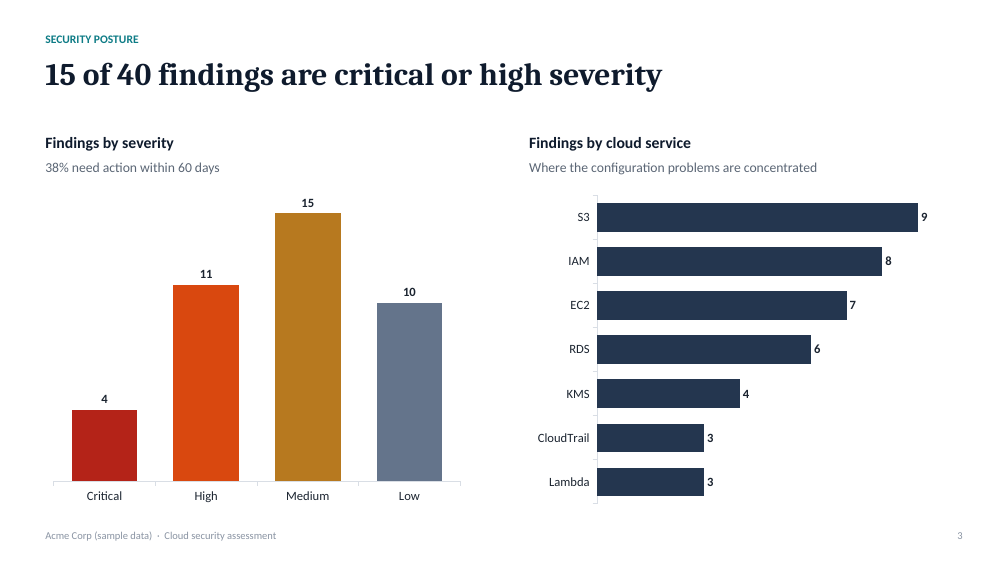
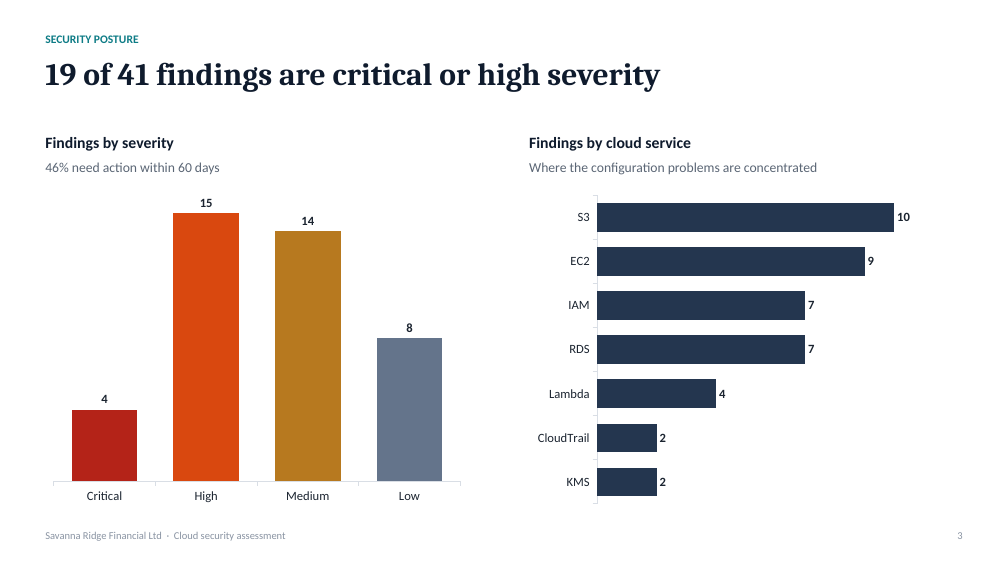
Before and after one commit to judie-paul/secassess-mcp, a slide deck: slide 3 of examples/sample_report.pptx. Drawn at 1008x567 pixels with LibreOffice and Linux fonts; fonts in the diff are those of the drawing. Boxes give left, top, right and bottom in pixels: in the first picture for what was removed or moved away, otherwise in the second. Text is boxed around its words. In the diff, an @@ line names an element or a change of style, - is before the commit and + after.

Commit message:
Check AI risk text for numbers, fix real-data layout, align skills with backend

```diff
--- a/examples/sample_report.pptx
+++ b/examples/sample_report.pptx
@@ text at bbox=[45, 62, 660, 92]: text changed @@
-15 of 40 findings are critical or high severity
+19 of 41 findings are critical or high severity
@@ text at bbox=[45, 162, 220, 174]: text changed @@
-38% need action within 60 days
+46% need action within 60 days
@@ column chart at bbox=[45, 189, 469, 510] @@
@@ Series 1, High: 11 to 15 @@
@@ Series 1, Medium: 15 to 14 @@
@@ Series 1, Low: 10 to 8 @@
@@ bar chart at bbox=[529, 189, 963, 510] @@
-categories: S3, IAM, EC2, RDS, KMS, CloudTrail, Lambda
+categories: S3, EC2, IAM, RDS, Lambda, CloudTrail, KMS
-Series 1: 9, 8, 7, 6, 4, 3, 3
+Series 1: 10, 9, 7, 7, 4, 2, 2
@@ text at bbox=[45, 532, 286, 541]: text changed @@
-Acme Corp (sample data) · Cloud security assessment
+Savanna Ridge Financial Ltd · Cloud security assessment
```
Also in this commit, not shown: 11 other slides changed, 14 other files.
